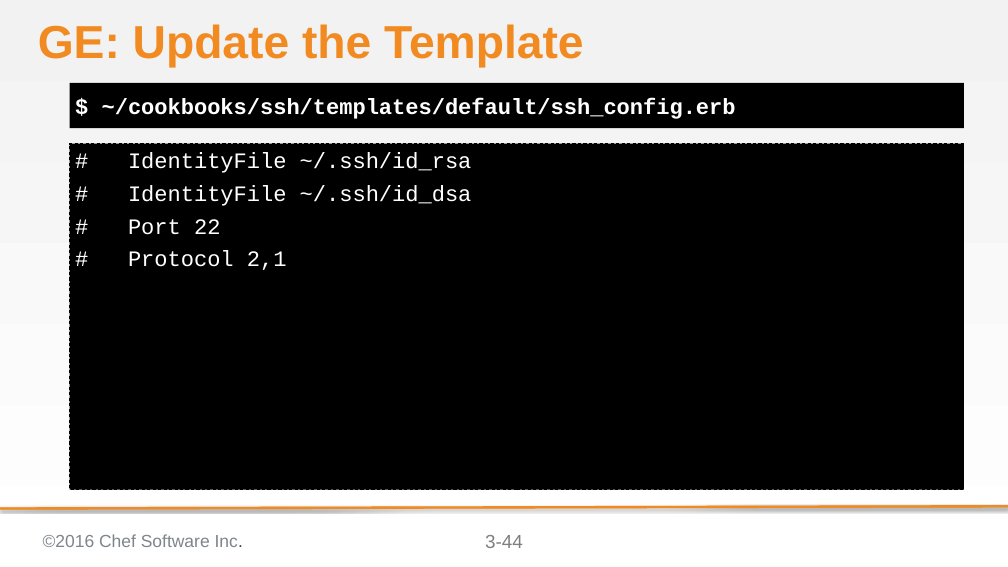
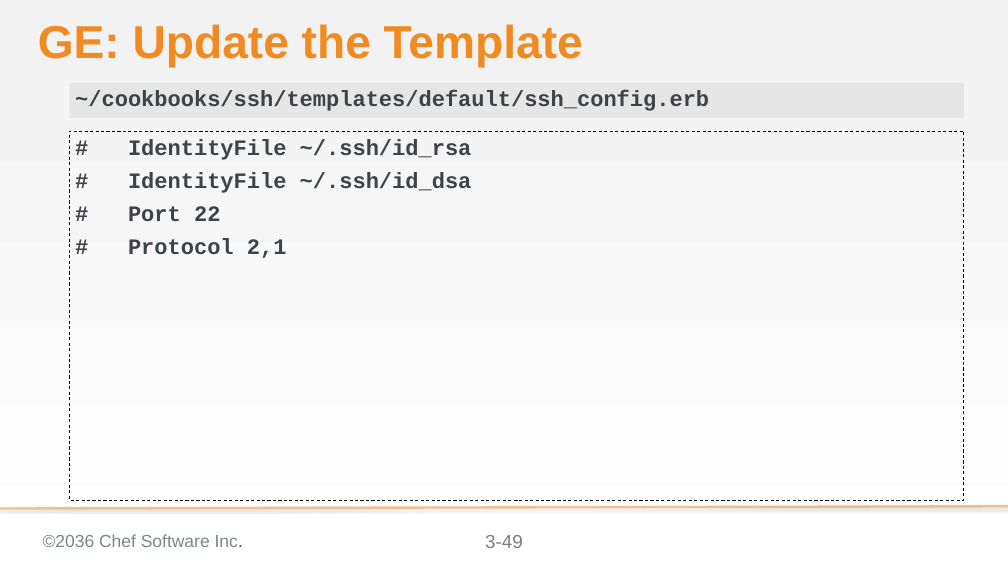
Before and after one commit to bchamby/chef-compliance-installation-configuration-operation, a slide deck: slide 49 of 03-initial-configuration-scans.pptx (slide 44 before the commit). Drawn at 1008x567 pixels with LibreOffice and Linux fonts; fonts in the diff are those of the drawing; background and template pictures are left out. Boxes give left, top, right and bottom in pixels: in the first picture for what was removed or moved away, otherwise in the second. Text is boxed around its words. In the diff, an @@ line names an element or a change of style, - is before the commit and + after.

```diff
--- a/03-initial-configuration-scans.pptx
+++ b/03-initial-configuration-scans.pptx
@@ text "~/cookbooks/ssh/templates/default/ssh_config.erb" resized from (x1=70, y1=83, x2=964, y2=128) to (x1=70, y1=83, x2=964, y2=118) @@
@@ text "~/cookbooks/ssh/templates/default/ssh_config.erb" at (x1=70, y1=83, x2=964, y2=118): fill #000000 to #D9D9D9 at 50% opacity @@
@@ text at (x1=75, y1=90, x2=709, y2=111): text changed; text colour #FFFFFF to #3E4346 @@
-$ ~/cookbooks/ssh/templates/default/ssh_config.erb
+~/cookbooks/ssh/templates/default/ssh_config.erb
@@ text "# IdentityFile ~/.ssh/id_rsa" resized from (x1=70, y1=143, x2=964, y2=489) to (x1=70, y1=131, x2=964, y2=500) @@
@@ text "# IdentityFile ~/.ssh/id_rsa" at (x1=70, y1=131, x2=964, y2=500): text colour #FFFFFF to #3E4346, bold on; fill #000000 to none @@
@@ line removed from (1008, 506) to (0, 509) @@
@@ text at (x1=43, y1=534, x2=243, y2=547): text changed @@
-©2016 Chef Software Inc.
+©2036 Chef Software Inc.
@@ page number at (x1=485, y1=535, x2=523, y2=548): text changed @@
-3-44
+3-49
```
Also in this commit, not shown: 54 other slides changed, 5 slides added, 3 slides removed.
